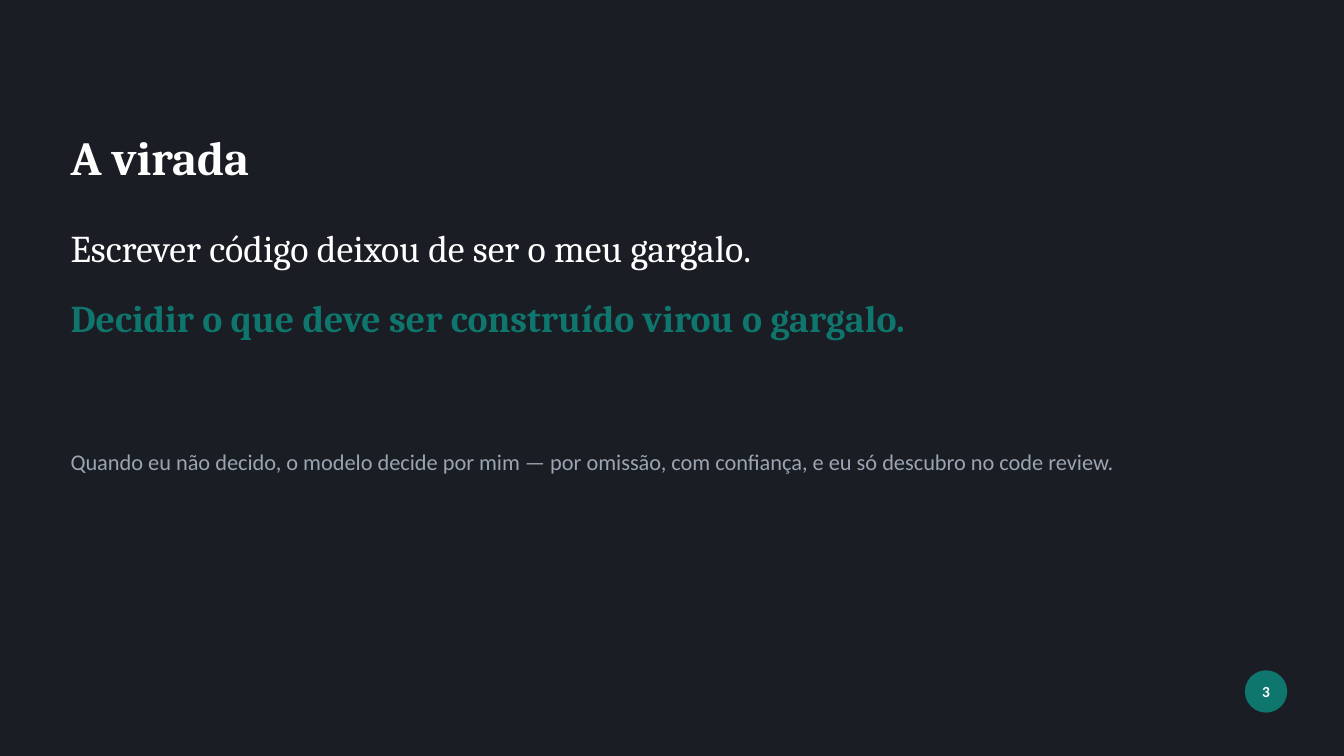
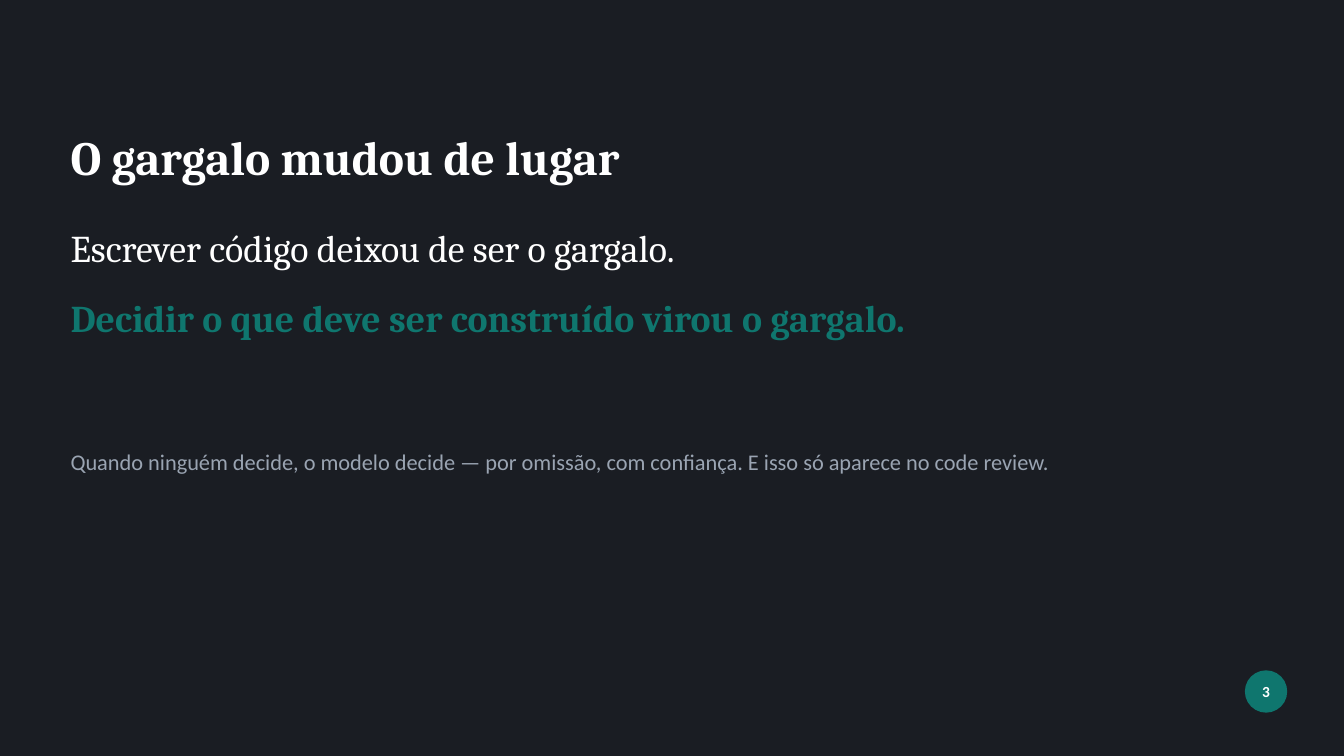
Before and after one commit to devdiasbr/boas-praticas-ia, a slide deck: slide 4 of apresentacao/como-eu-uso-ia.pptx. Drawn at 1344x756 pixels with LibreOffice and Linux fonts; fonts in the diff are those of the drawing. Boxes give left, top, right and bottom in pixels: in the first picture for what was removed or moved away, otherwise in the second. Text is boxed around its words. In the diff, an @@ line names an element or a change of style, - is before the commit and + after.

```diff
--- a/apresentacao/como-eu-uso-ia.pptx
+++ b/apresentacao/como-eu-uso-ia.pptx
@@ text at (71, 142, 619, 185): text changed @@
-A virada
+O gargalo mudou de lugar
@@ text at (71, 235, 675, 270): text changed @@
-Escrever código deixou de ser o meu gargalo.
+Escrever código deixou de ser o gargalo.
@@ text at (71, 454, 1049, 474): text changed @@
-Quando eu não decido, o modelo decide por mim — por omissão, com confiança, e eu só descubro no code review.
+Quando ninguém decide, o modelo decide — por omissão, com confiança. E isso só aparece no code review.
```
Also in this commit, not shown: 21 other slides changed, 1 other file.
